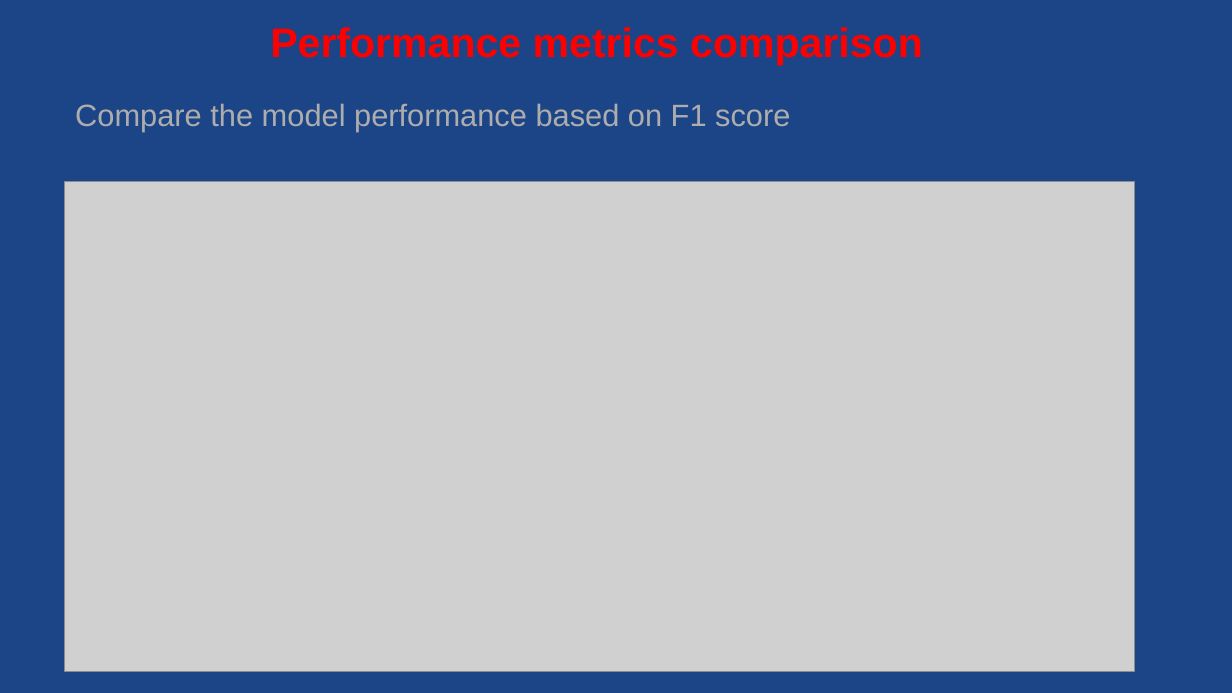
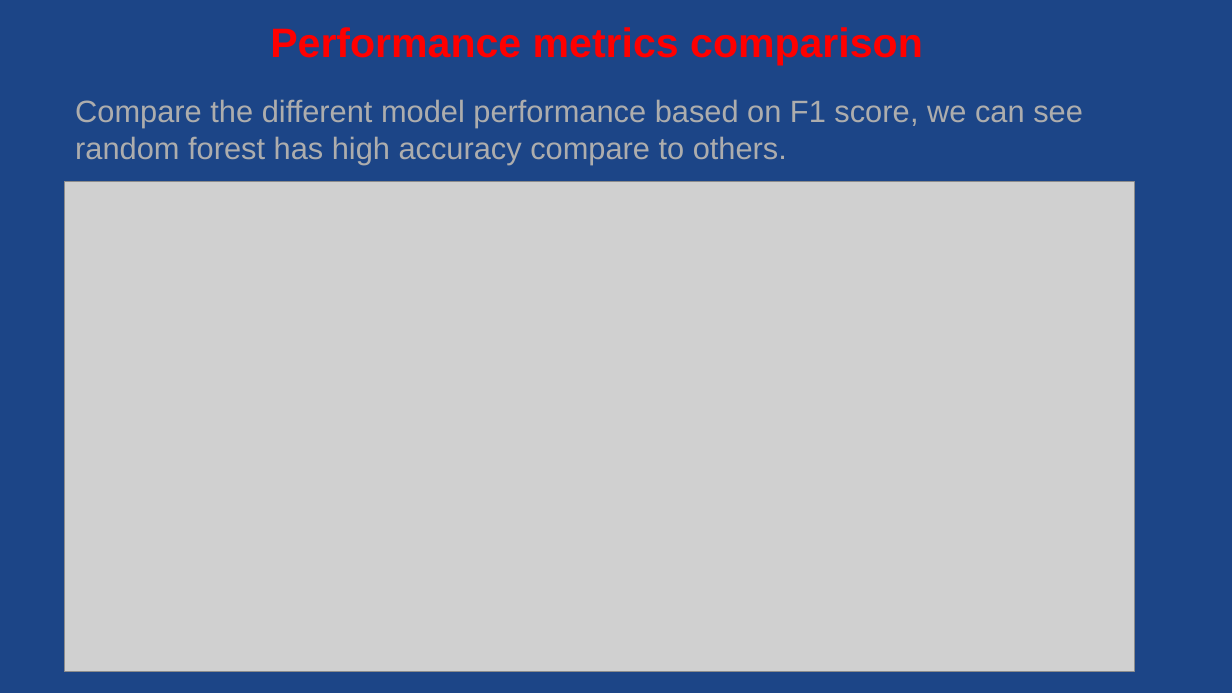
Before and after one commit to Gengatharan1/Gengatharan1-ds_microsoft_cybersecurity_analysis, a slide deck: slide 23 of Microsoft Cybersecurity Incident.pptx (slide 20 before the commit). Drawn at 1232x693 pixels with LibreOffice and Linux fonts; fonts in the diff are those of the drawing; grey boxes stand for pictures. Boxes give left, top, right and bottom in pixels: in the first picture for what was removed or moved away, otherwise in the second. Text is boxed around its words. In the diff, an @@ line names an element or a change of style, - is before the commit and + after.

```diff
--- a/Microsoft Cybersecurity Incident.pptx
+++ b/Microsoft Cybersecurity Incident.pptx
@@ text at [75, 99, 1083, 165]: text changed @@
-Compare the model performance based on F1 score
+Compare the different model performance based on F1 score, we can see random forest has high accuracy compare to others.
```
Also in this commit, not shown: 2 other slides changed, 6 slides added, 4 slides removed, 3 other files.
